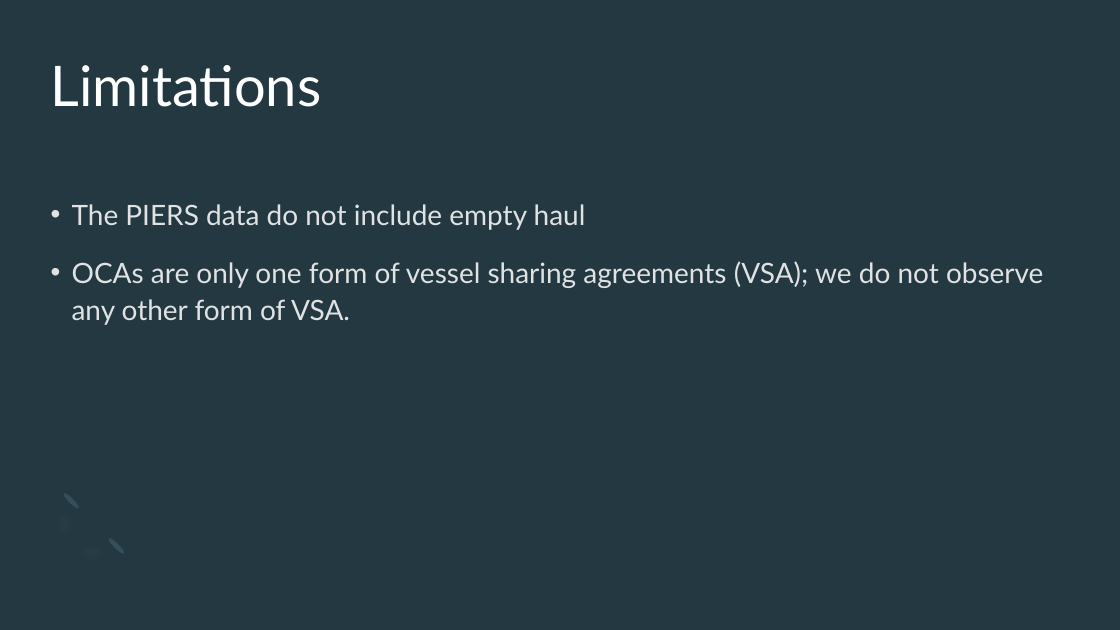
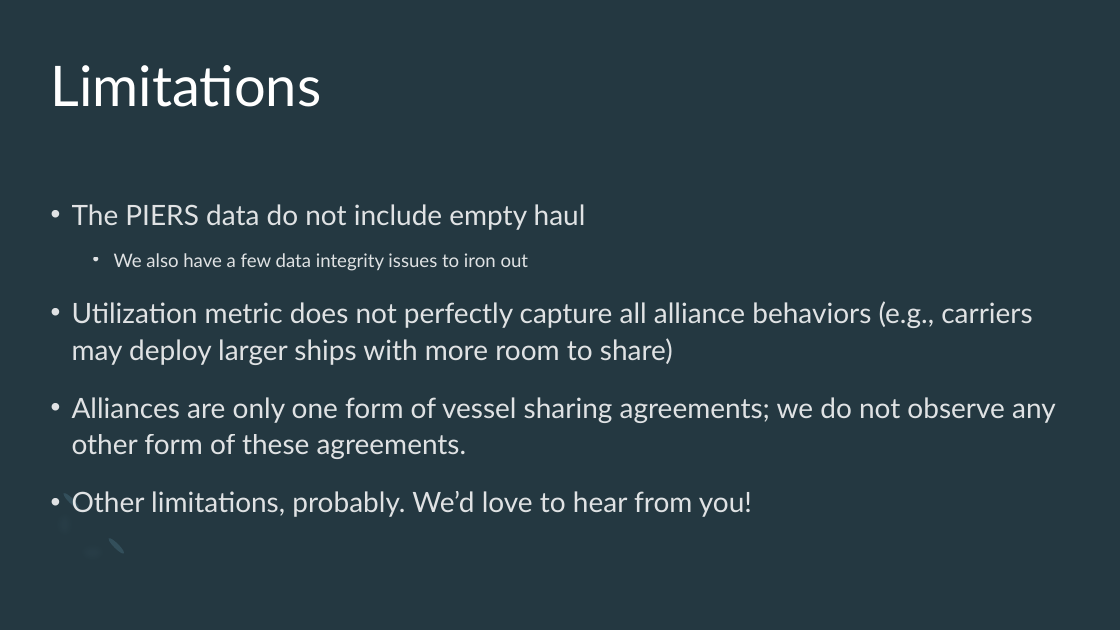
Before and after one commit to epistemetrica/Ocean-Carrier-Alliances-Project, a slide deck: slide 19 of PNREC/PNREC slides.pptx (slide 21 before the commit). Drawn at 1120x630 pixels with LibreOffice and Linux fonts; fonts in the diff are those of the drawing. Boxes give left, top, right and bottom in pixels: in the first picture for what was removed or moved away, otherwise in the second. Text is boxed around its words. In the diff, an @@ line names an element or a change of style, - is before the commit and + after.

```diff
--- a/PNREC/PNREC slides.pptx
+++ b/PNREC/PNREC slides.pptx
@@ text at (x1=72, y1=253, x2=1056, y2=517): text changed @@
-• OCAs are only one form of vessel sharing agreements (VSA); we do not observe any other form of VSA.
+  • We also have a few data integrity issues to iron out
+• Utilization metric does not perfectly capture all alliance behaviors (e.g., carriers may deploy larger ships with more room to share)
+• Alliances are only one form of vessel sharing agreements; we do not observe any other form of these agreements.
+• Other limitations, probably. We’d love to hear from you!
```
Also in this commit, not shown: 6 other slides changed, 3 slides added, 5 slides removed, 4 other files.
